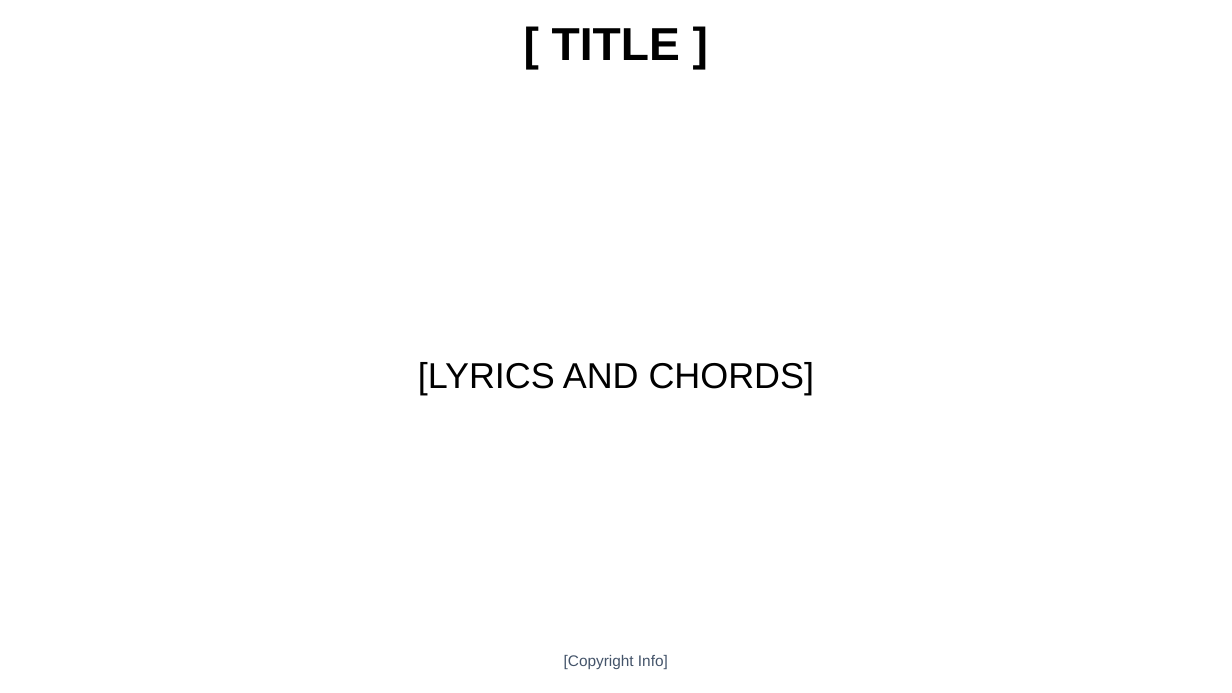
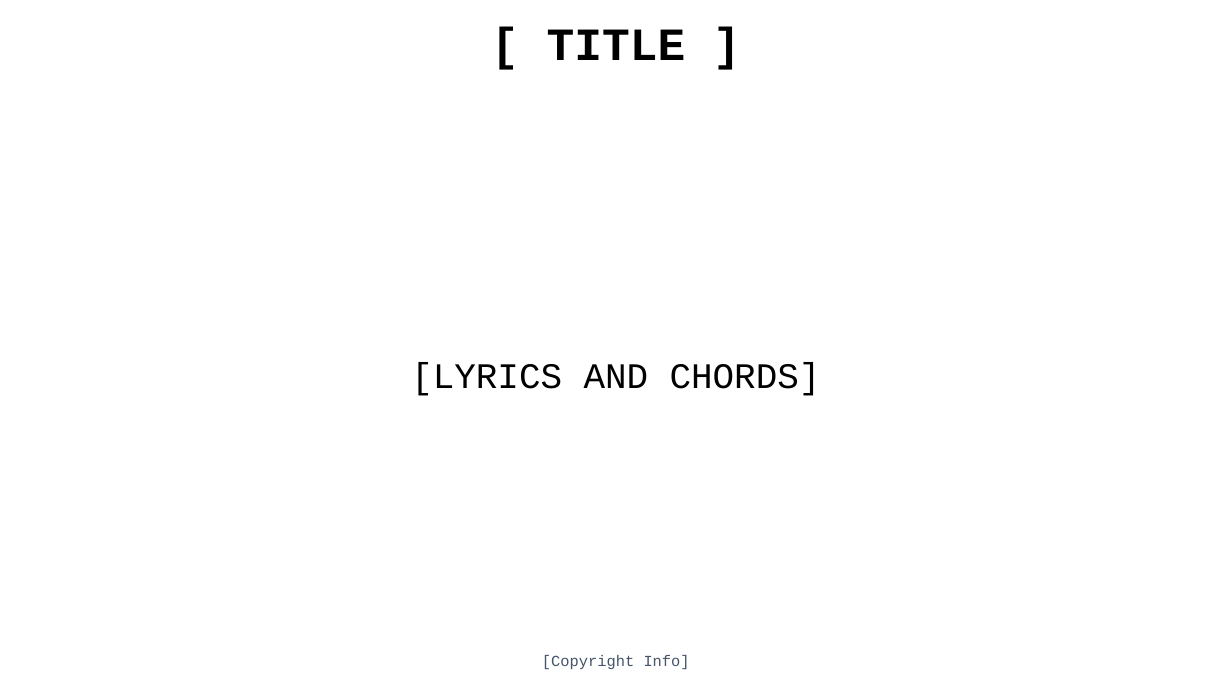
Before and after one commit to Gideonlau1967/LyricSlide-Pro, a slide deck: slide 1 of Song Template 1.pptx. Drawn at 1232x693 pixels with LibreOffice and Linux fonts; fonts in the diff are those of the drawing; background and template pictures are left out. Boxes give left, top, right and bottom in pixels: in the first picture for what was removed or moved away, otherwise in the second. Text is boxed around its words. In the diff, an @@ line names an element or a change of style, - is before the commit and + after.

```diff
--- a/Song Template 1.pptx
+++ b/Song Template 1.pptx
@@ font Arial to Courier New in 3 elements at (547,29,686,60), (411,363,821,396), (542,655,690,669) @@
```
